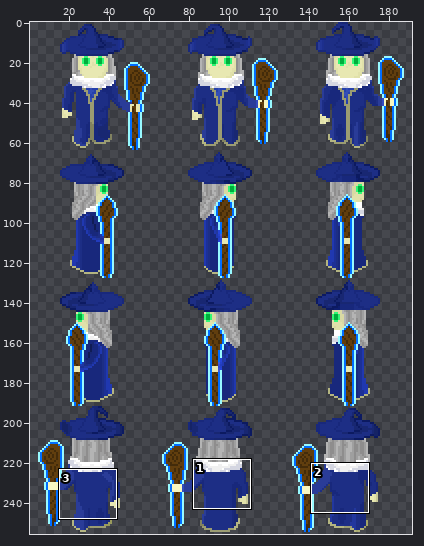
Edited in one commit: sprite sheet (Developpement/front/assets/img/perso/wizard_sprites.png). Above: a wide view before the commit, with the close-up outlined.
Close-up. Before:
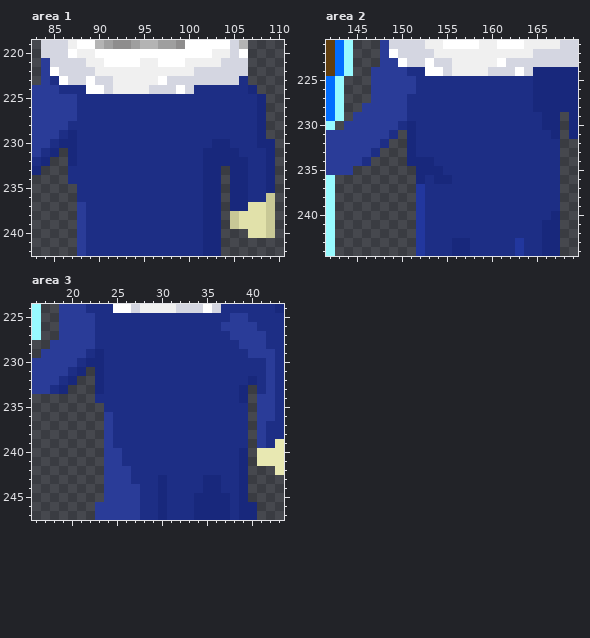
The file is 192x256 pixels. Colours within 5 levels of each other are drawn and written as one. Shown: area 1: x 83..110, y 219..242; area 2: x 142..169, y 221..244; area 3: x 16..43, y 224..247. The wide view leaves out empty margins. The commit also changed other parts of the picture, which this record leaves out.
And afterwards:
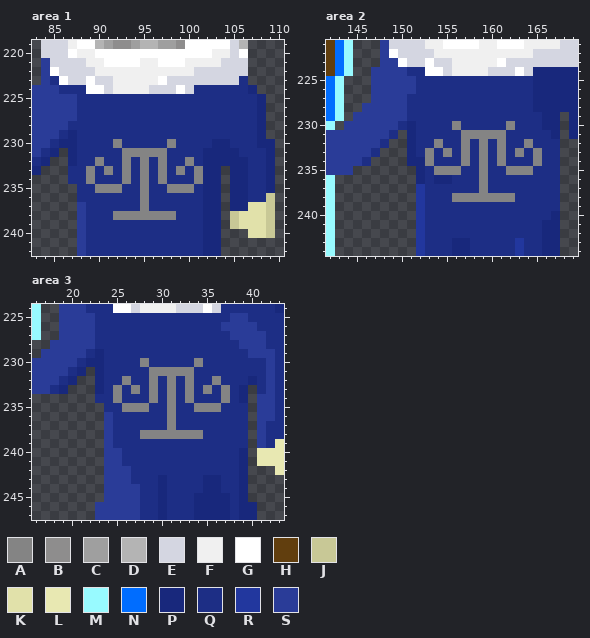
Palette (. is transparent): A #848484  B #8e8d8d  C #9f9f9f  D #b4b4b4  E #d4d6e1  F #f0f0f0  G #ffffff  H #613e0e  J #c8c896  K #e1e1aa  L #e8e8b2  M #98faff  N #006dff  P #18287c  Q #1d2e85  R #22379e  S #2a3c98
The exact change:
{"where": "area 1"}
{"y":230,"x":92,"old":"Q","new":"A"}
{"y":230,"x":98,"old":"Q","new":"A"}
{"y":231,"x":93,"old":"QQQQQ","new":"AAAAA"}
{"y":232,"x":90,"old":"Q","new":"A"}
{"y":232,"x":93,"old":"Q","new":"A"}
{"y":232,"x":95,"old":"Q","new":"A"}
{"y":232,"x":97,"old":"Q","new":"A"}
{"y":232,"x":100,"old":"Q","new":"A"}
{"y":233,"x":89,"old":"Q","new":"A"}
{"y":233,"x":91,"old":"Q","new":"A"}
{"y":233,"x":93,"old":"Q","new":"A"}
{"y":233,"x":95,"old":"Q","new":"A"}
{"y":233,"x":97,"old":"Q","new":"A"}
{"y":233,"x":99,"old":"Q","new":"A"}
{"y":233,"x":101,"old":"Q","new":"A"}
{"y":234,"x":89,"old":"Q","new":"A"}
{"y":234,"x":93,"old":"Q","new":"A"}
{"y":234,"x":95,"old":"Q","new":"A"}
{"y":234,"x":97,"old":"Q","new":"A"}
{"y":234,"x":101,"old":"Q","new":"A"}
{"y":235,"x":90,"old":"QQQ","new":"AAA"}
{"y":235,"x":95,"old":"Q","new":"A"}
{"y":235,"x":98,"old":"QQQ","new":"AAA"}
{"y":236,"x":95,"old":"Q","new":"A"}
{"y":237,"x":95,"old":"Q","new":"A"}
{"y":238,"x":92,"old":"QQQQQQQ","new":"AAAAAAA"}
{"where": "area 2"}
{"y":230,"x":156,"old":"Q","new":"A"}
{"y":230,"x":162,"old":"Q","new":"A"}
{"y":231,"x":157,"old":"QQQQQ","new":"AAAAA"}
{"y":232,"x":154,"old":"Q","new":"A"}
{"y":232,"x":157,"old":"Q","new":"A"}
{"y":232,"x":159,"old":"Q","new":"A"}
{"y":232,"x":161,"old":"Q","new":"A"}
{"y":232,"x":164,"old":"Q","new":"A"}
{"y":233,"x":153,"old":"Q","new":"A"}
{"y":233,"x":155,"old":"Q","new":"A"}
{"y":233,"x":157,"old":"Q","new":"A"}
{"y":233,"x":159,"old":"Q","new":"A"}
{"y":233,"x":161,"old":"Q","new":"A"}
{"y":233,"x":163,"old":"Q","new":"A"}
{"y":233,"x":165,"old":"Q","new":"A"}
{"y":234,"x":153,"old":"P","new":"A"}
{"y":234,"x":157,"old":"Q","new":"A"}
{"y":234,"x":159,"old":"Q","new":"A"}
{"y":234,"x":161,"old":"Q","new":"A"}
{"y":234,"x":165,"old":"Q","new":"A"}
{"y":235,"x":153,"old":"PPQQ","new":"QAAA"}
{"y":235,"x":159,"old":"Q","new":"A"}
{"y":235,"x":162,"old":"QQQ","new":"AAA"}
{"y":236,"x":159,"old":"Q","new":"A"}
{"y":237,"x":159,"old":"Q","new":"A"}
{"y":238,"x":156,"old":"QQQQQQQ","new":"AAAAAAA"}
{"where": "area 3"}
{"y":230,"x":28,"old":"Q","new":"A"}
{"y":230,"x":34,"old":"Q","new":"A"}
{"y":231,"x":29,"old":"QQQQQ","new":"AAAAA"}
{"y":232,"x":26,"old":"Q","new":"A"}
{"y":232,"x":29,"old":"Q","new":"A"}
{"y":232,"x":31,"old":"Q","new":"A"}
{"y":232,"x":33,"old":"Q","new":"A"}
{"y":232,"x":36,"old":"Q","new":"A"}
{"y":233,"x":25,"old":"Q","new":"A"}
{"y":233,"x":27,"old":"Q","new":"A"}
{"y":233,"x":29,"old":"Q","new":"A"}
{"y":233,"x":31,"old":"Q","new":"A"}
{"y":233,"x":33,"old":"Q","new":"A"}
{"y":233,"x":35,"old":"Q","new":"A"}
{"y":233,"x":37,"old":"Q","new":"A"}
{"y":234,"x":25,"old":"Q","new":"A"}
{"y":234,"x":29,"old":"Q","new":"A"}
{"y":234,"x":31,"old":"Q","new":"A"}
{"y":234,"x":33,"old":"Q","new":"A"}
{"y":234,"x":37,"old":"Q","new":"A"}
{"y":235,"x":26,"old":"QQQ","new":"AAA"}
{"y":235,"x":31,"old":"Q","new":"A"}
{"y":235,"x":34,"old":"QQQ","new":"AAA"}
{"y":236,"x":31,"old":"Q","new":"A"}
{"y":237,"x":31,"old":"Q","new":"A"}
{"y":238,"x":28,"old":"QQQQQQQ","new":"AAAAAAA"}
{"label":"changed","picture_box":[86,139,203,220]}
{"label":"changed","picture_box":[425,121,542,202]}
{"label":"changed","picture_box":[113,358,230,439]}
